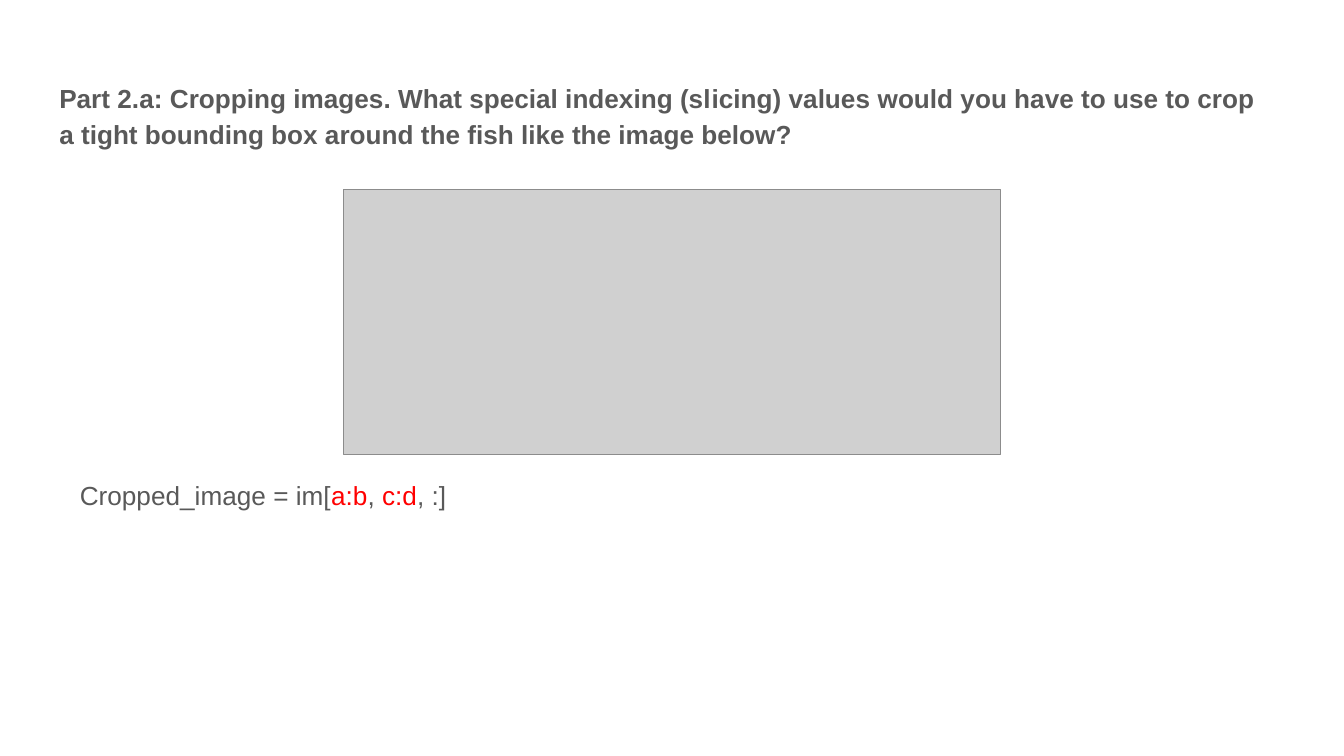
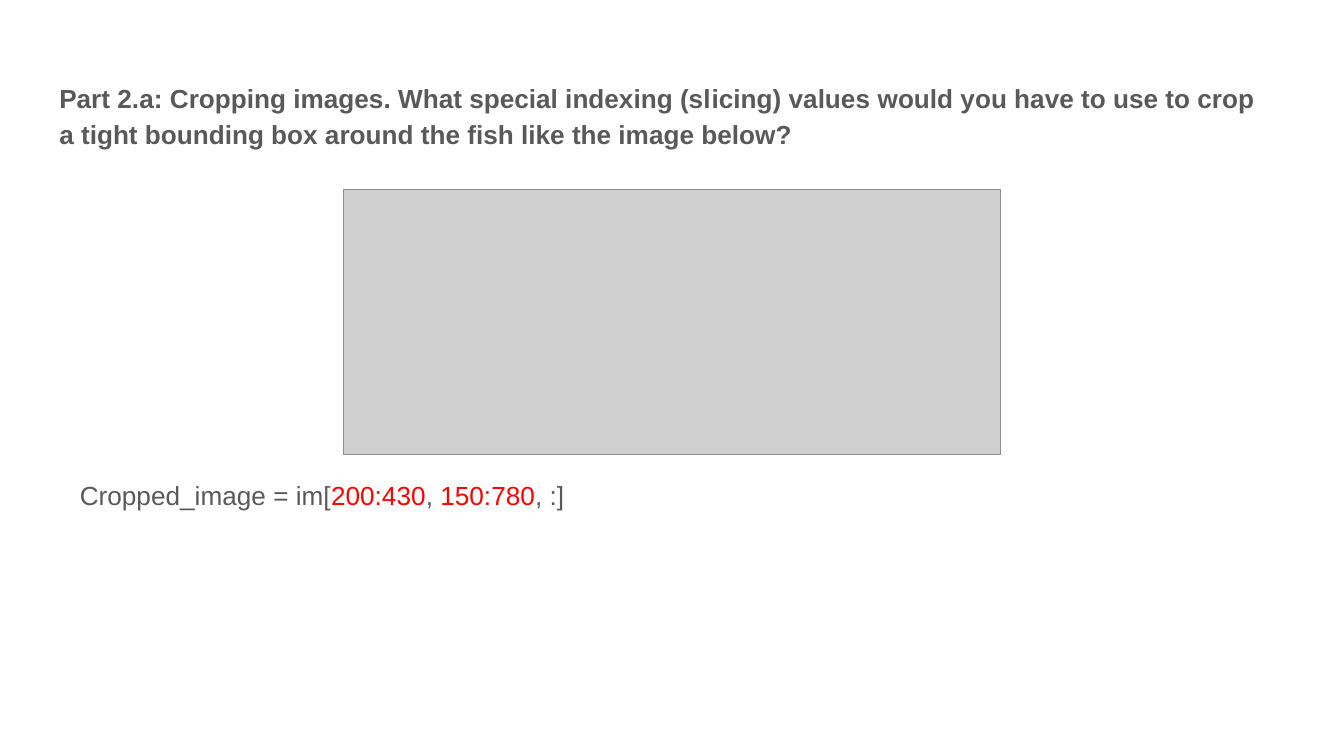
Before and after one commit to AaronLopes/vision-projs, a slide deck: slide 7 of proj0_release/proj0_template.pptx. Drawn at 1344x756 pixels with LibreOffice and Linux fonts; fonts in the diff are those of the drawing; grey boxes stand for pictures. Boxes give left, top, right and bottom in pixels: in the first picture for what was removed or moved away, otherwise in the second. Text is boxed around its words. In the diff, an @@ line names an element or a change of style, - is before the commit and + after.

```diff
--- a/proj0_release/proj0_template.pptx
+++ b/proj0_release/proj0_template.pptx
@@ text at [80, 486, 542, 510]: text changed @@
-Cropped_image = im[a:b, c:d, :]
+Cropped_image = im[200:430, 150:780, :]
```
Also in this commit, not shown: 7 other slides changed, 5 other files.
